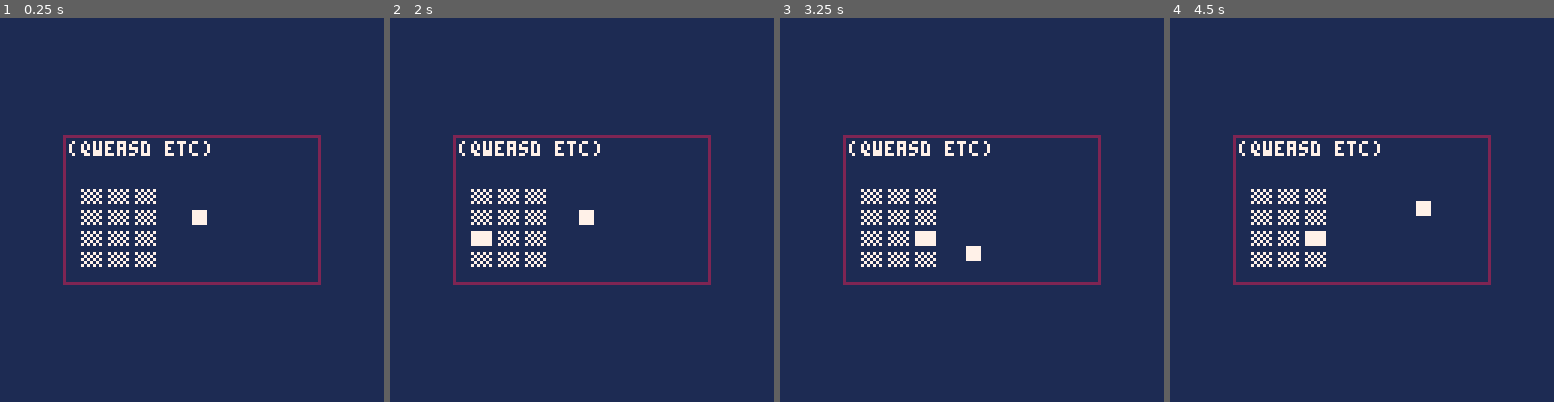
Above: before the commit, frames 1-4 (left to right).
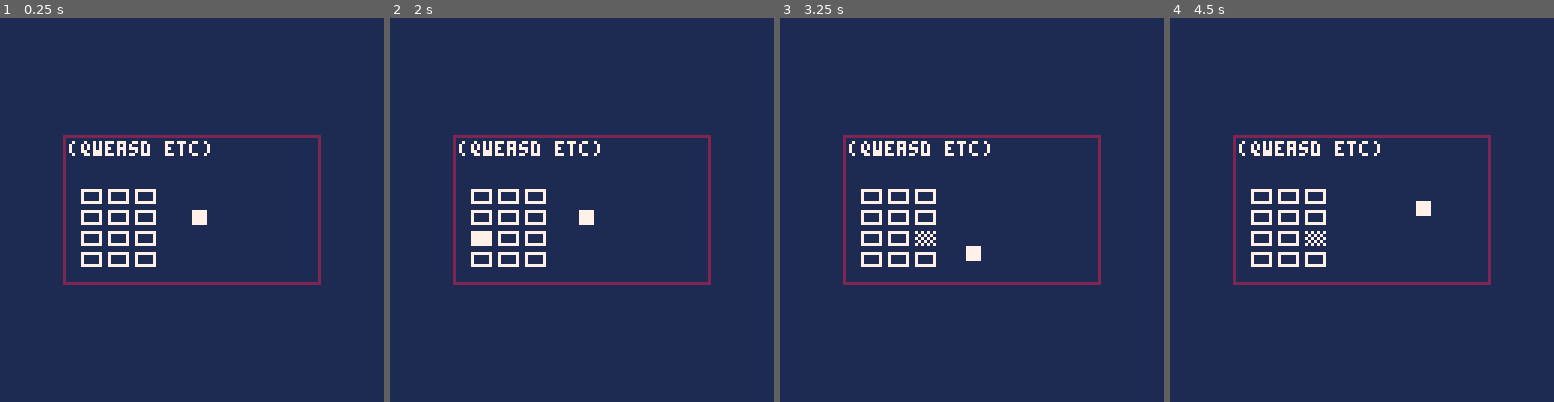
Above: after the commit, the same moments.

Repository: pancelor/nokiajam-pico8-template
Game: PICO-8 cartridge game.p8
The game is run twice, just before and just after one commit, with the same random seed, the same clock (stepped at 60 frames per second) and the same inputs.
Inputs:
- Up to frame 1 (0.25 s): no input
- Up to frame 2 (2 s): tap O (Z key) at 0.33, 0.7, 1.43 s; tap X (X key) at 1.07 s; hold Left from 1.97 s (still down)
- Up to frame 3 (3.25 s): tap X (X key) every 0.33 s from 2.07 to 3.07 s; tap O (Z key) at 2.22, 3.1 s; release Left at 2.37 s; hold Down 2.42-2.82 s; hold Right from 2.87 s (still down)
- Up to frame 4 (4.5 s): tap X (X key) every 0.33 s from 3.4 to 4.4 s; release Right at 3.53 s; hold Up 3.58-4.08 s; tap O (Z key) at 3.98 s; hold Right from 4.13 s (still down)

The runs differ from the first frame. In frame 1, 1.3% of the frame differs, in the area x 21-41%, y 44-65%; in frame 2, 1.2%; in frame 3, 1.3%; in frame 4, 1.3%.

Commit message:
update docs

Diff:
--- a/game.p8
+++ b/game.p8
@@ -18,7 +18,7 @@
 end
 
 function _update()
-	update_keypad()
+	update_keypad() --needed for keypad()
 
 	-- read input
 	local dx,dy = 0,0
@@ -54,18 +54,24 @@
 	-- draw your game:
 	-- - with colors 1 and 7
 	-- - between 0,0 and 83,47 (inclusive)
+
+	-- do not use btnp() or numpadp() inside _draw() -- it won't work properly
+
 	cls(1)
+	spr(1,px,py)
+
+
+	--"\14" = use custom font
 	print("\14keypad",1,1,7)
 	print("(qweasd etc)")
 
 	-- draw keypad
 	for i=1,12 do
-		local char = keypad(i) and "█" or "▒"
+		-- keypadp() doesn't work right inside _draw() -- you can see it ignores some inputs
+		local char = keypadp(i) and "█" or keypad(i) and "▒" or "\^:7f4141417f000000"
 		local x,y = (i-1)%3,(i-1)\3
 		print(char,5+x*9,17+y*7)
 	end
-
-	spr(1,px,py)
 end
 
 -->8
@@ -91,20 +97,22 @@
 _keypad_now,_keypad_press = 0,0
 function update_keypad()
 	local bits = 0
+
 	-- https://fossies.org/linux/SDL2/include/SDL_scancode.h
 	for i,scancode in ipairs({30,31,32,20,26,8,4,22,7,29,27,6}) do
 		if stat(28,scancode) then
 			bits |= 1<<i-1
 		end
 	end
+
 	-- arrows
 	for i,dir in ipairs({7,9,5,8}) do
 		if btn(i-1) then
 			bits |= 1<<dir-1
 		end
 	end
-	_keypad_press = bits&~_keypad_now
-	_keypad_now = bits
+
+	_keypad_press,_keypad_now = bits&~_keypad_now,bits
 end
 function _keypad_helper(bits,n)
 	return not n
@@ -130,7 +138,7 @@
 	end
 
 	-- dev boundary
-	-- purple region will not be visible
+	-- not visible in the exported html
 	camera()
 	rect(-1,-1,84,48,2)
 end
Not shown, changed: the thumbnail (__label__) section of game.p8
Not shown, added: MIT
Not shown, changed: README.md
